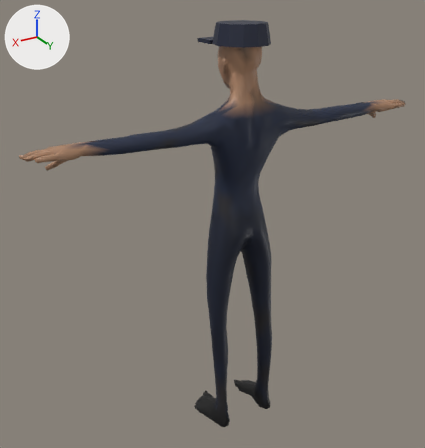
One commit to the glTF model assets/generated/people/guard.glb: the scene before it, then after it.
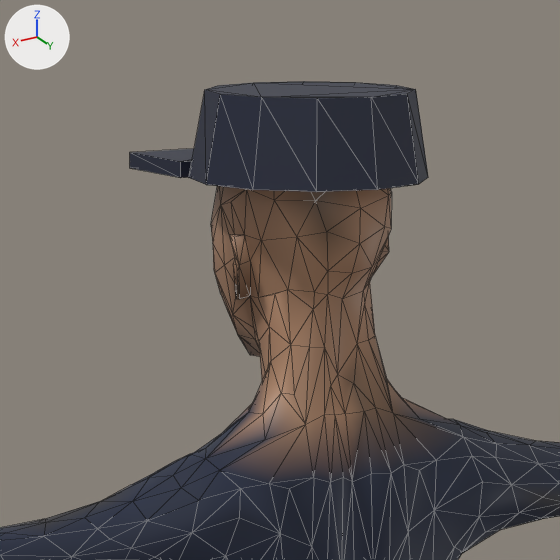
There are two pictures of each version: one whole from a 50 mm lens placed at (1.326, 2.007, 2.021), pointed at (0.071, -0.085, 0.975), one close up on the part from 39% to 71% of the width and 0% to 31% of the height. The axes (+X, +Y, +Z) are drawn at upper left. The lights are the same throughout. The last two pictures show the newer version. The close-ups show mesh edges as thin lines. Vertices at exactly the same position are counted once.

The first close-up shows 'SuperHero_Male'.
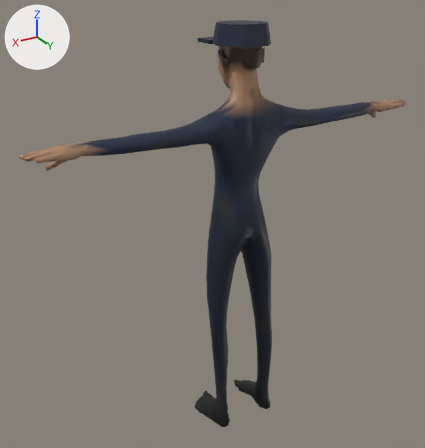
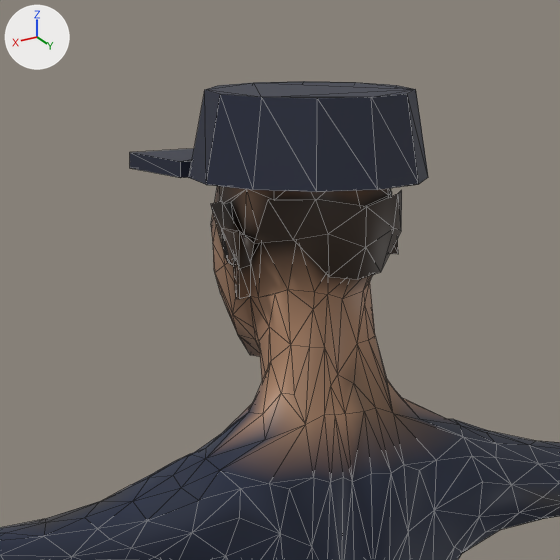
The edits, one by one:
me_sphere_005_retopology_004 is used by ob_superhero_male; location (0.0, 0.0, 0.0).
me_sphere_005_retopology_004 had 1534 vertices, 3056 faces and spanned x -0.91..0.91, y -0.16..0.14, z -0.01..1.84.
me_sphere_005_retopology_004 now has 1579 vertices, 3106 faces and spans x -0.91..0.91, y -0.16..0.14, z -0.01..1.84.
me_sphere_005_retopology_004 part 1: a new loose piece of 45 vertices spanning x -0.1..0.1, y -0.03..0.12, z 1.68..1.75, in mat_defaultmaterial.
me_sphere_005_retopology_004 part 2: 129 kept faces spanning x -0.09..0.09, y -0.07..0.11, z 1.65..1.79 get new vertex colours.

Location of each change, (x1, y1, x2, y2) in pixels of the close-ups (560 x 560 px):
part 1 of me_sphere_005_retopology_004, added
    after: (211, 190, 402, 279)
part 2 of me_sphere_005_retopology_004, recoloured
    both: (211, 186, 392, 296)
